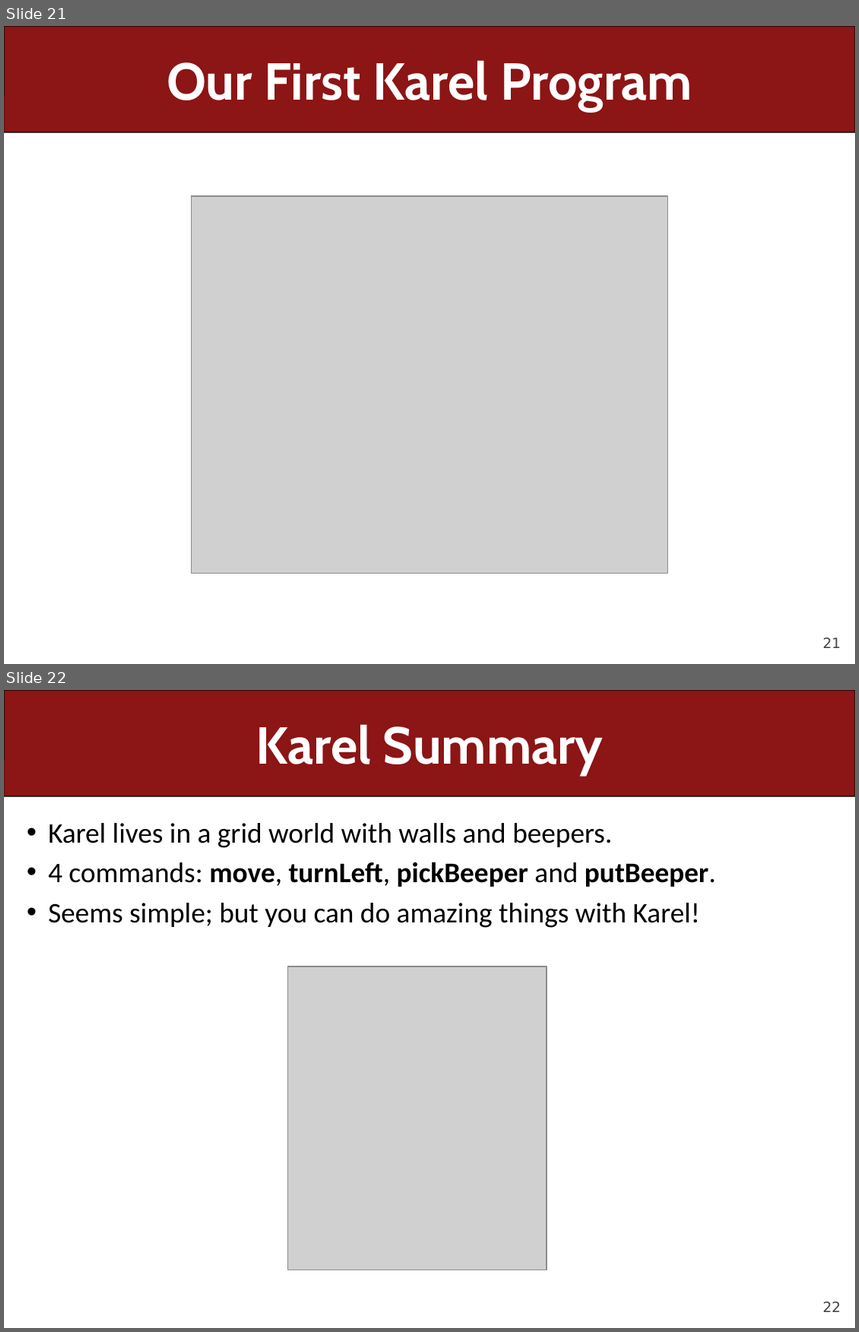
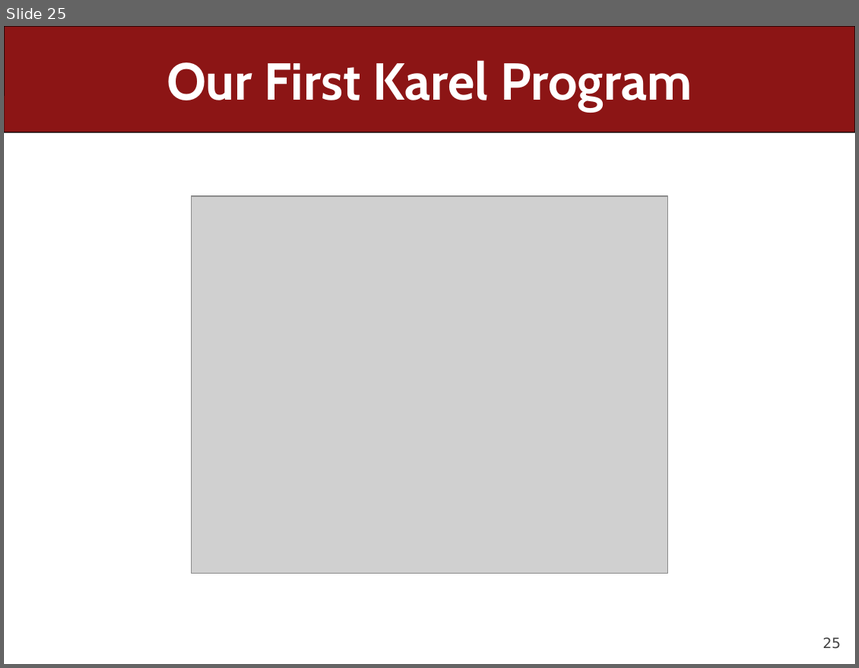
Before and after one commit to ckincaid17/cs106a-summer-2018, a slide deck: WWW/lectures/Lecture2/Lecture2.pptx. Shown one above the other, each under a label of ours: slides 21 and 22 before the commit, slide 25 after it. The pictures are 859x1332 and 859x668 pixels, drawn with LibreOffice and Linux fonts; fonts in the diff are those of the drawing; grey boxes stand for pictures. Boxes give left, top, right and bottom in pixels: in the first picture for what was removed or moved away, otherwise in the second. Text is boxed around its words. In the diff, an @@ line names an element or a change of style, - is before the commit and + after.

```diff
--- a/WWW/lectures/Lecture2/Lecture2.pptx
+++ b/WWW/lectures/Lecture2/Lecture2.pptx
@@ slide 22 removed at [4,690,855,1328], background #FFFFFF; not listed: 2 template elements that a slide beside it also shows @@
@@ title removed at [256,724,604,775] @@
-Karel Summary
@@ text removed at [48,823,716,928] @@
-• Karel lives in a grid world with walls and beepers.
-• 4 commands: move, turnLeft, pickBeeper and putBeeper.
-• Seems simple; but you can do amazing things with Karel!
@@ picture removed at [287,967,546,1270] @@
@@ what was slide 21 is now slide 25 @@
@@ page number at [823,638,842,649]: text changed @@
-21
+25
```
Also in this commit, not shown: 6 slides changed, 35 slides added, 4 other slides removed, 24 other files.
